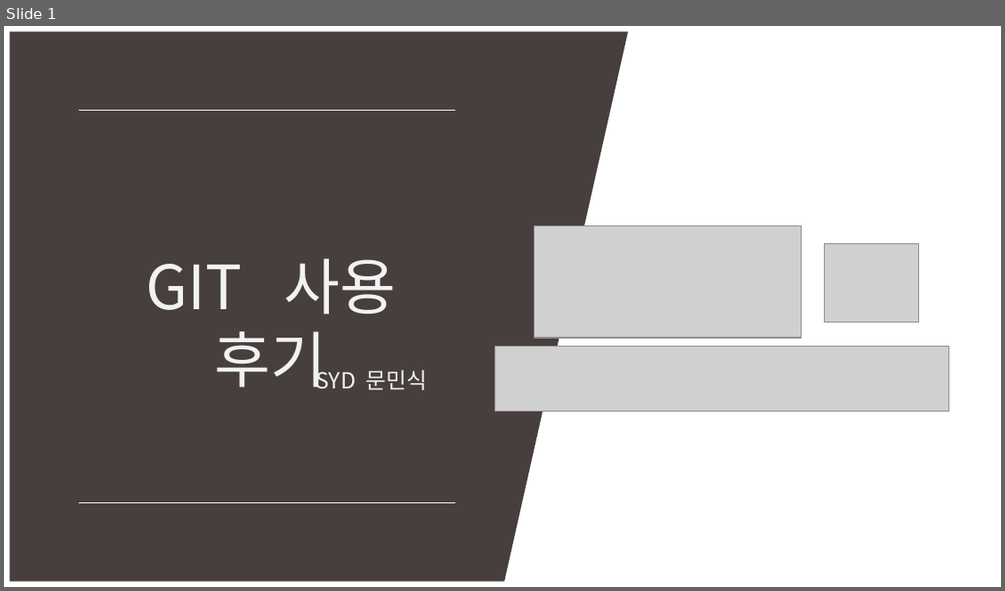
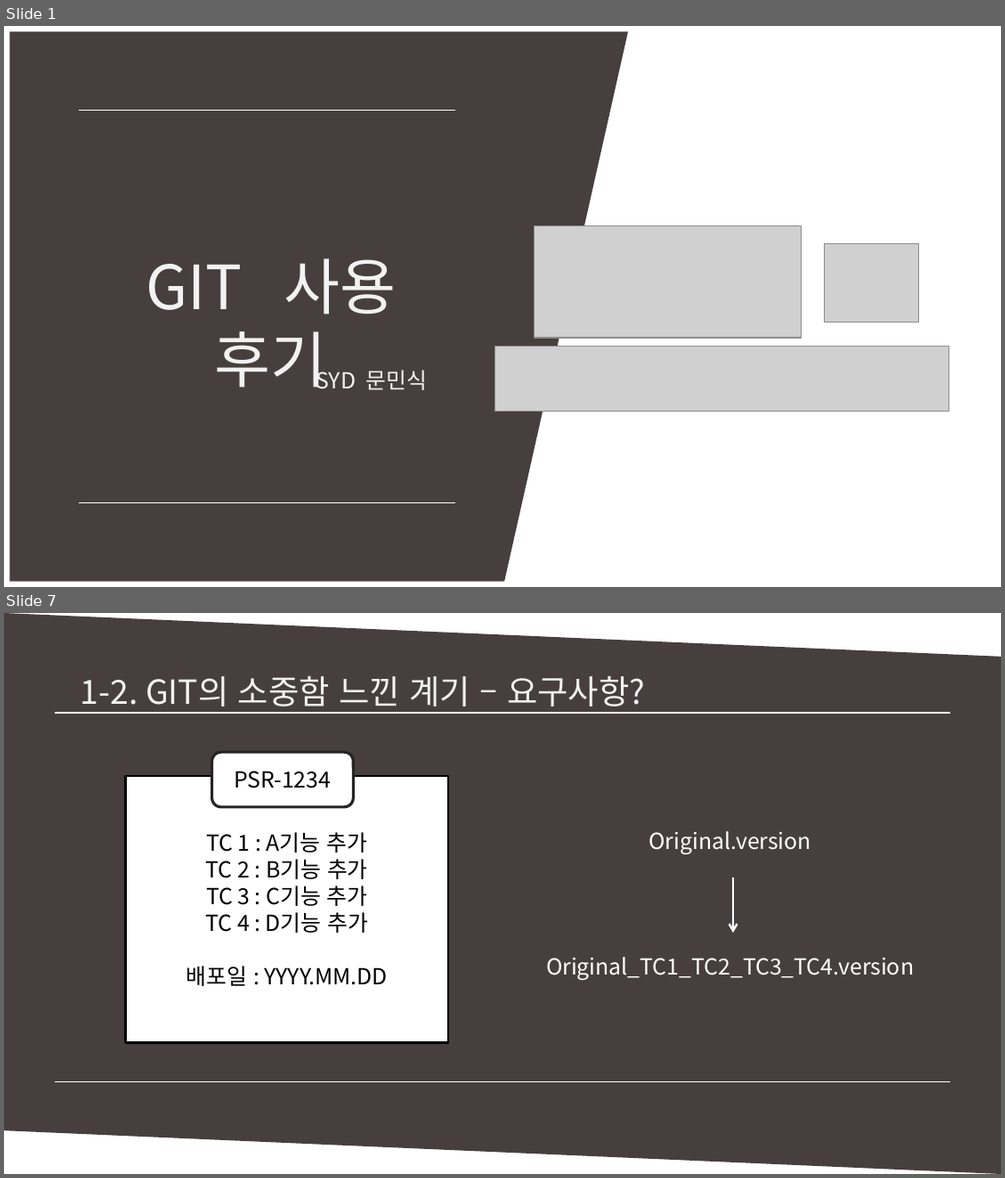
Before and after one commit to MinSikMoon/pptgit, a slide deck: git발표.pptx. Shown one above the other, each under a label of ours: slide 1 before the commit, slides 1 and 7 after it; the slides between them are not shown. The pictures are 1005x591 and 1005x1178 pixels, drawn with LibreOffice and Linux fonts; fonts in the diff are those of the drawing; grey boxes stand for pictures. Boxes give left, top, right and bottom in pixels: in the first picture for what was removed or moved away, otherwise in the second. Text is boxed around its words. In the diff, an @@ line names an element or a change of style, - is before the commit and + after.

```diff
--- a/git발표.pptx
+++ b/git발표.pptx
@@ slide 7 added at <box>4,613,1001,1174</box>, background #FFFFFF @@
@@ parallelogram added at <box>4,613,1001,1173</box>, fill #473F3D @@
@@ text added at <box>81,676,645,713</box>, 24 pt, text #F2F2F2 @@
+1-2. GIT의 소중함 느낀 계기 – 요구사항?
@@ line added from (55, 713) to (950, 713), #FFFFFF 1 pt @@
@@ line added from (63, 713) to (950, 713), #FFFFFF 1 pt @@
@@ rounded rectangle added at <box>212,753,354,807</box>, fill #FFFFFF, outline #242424 2 pt, 16 pt, text #000000 @@
+PSR-1234
@@ rectangle added at <box>126,776,449,1043</box>, fill #FFFFFF, outline #000000 1.5 pt, 16 pt, text #000000 @@
+TC 1 : A기능 추가
+TC 2 : B기능 추가
+TC 3 : C기능 추가
+TC 4 : D기능 추가
+배포일 : YYYY.MM.DD
@@ text added at <box>648,831,810,854</box>, 16 pt, text #FFFFFF @@
+Original.version
@@ arrow added from (733, 878) to (733, 933), #FFFFFF 1.5 pt @@
@@ text added at <box>546,957,914,980</box>, 16 pt, text #FFFFFF @@
+Original_TC1_TC2_TC3_TC4.version
@@ line added from (55, 1081) to (942, 1081), #FFFFFF 1 pt @@
@@ line added from (55, 1081) to (950, 1081), #FFFFFF 1 pt @@
```
Also in this commit, not shown: 5 slides changed, 3 other slides added.
